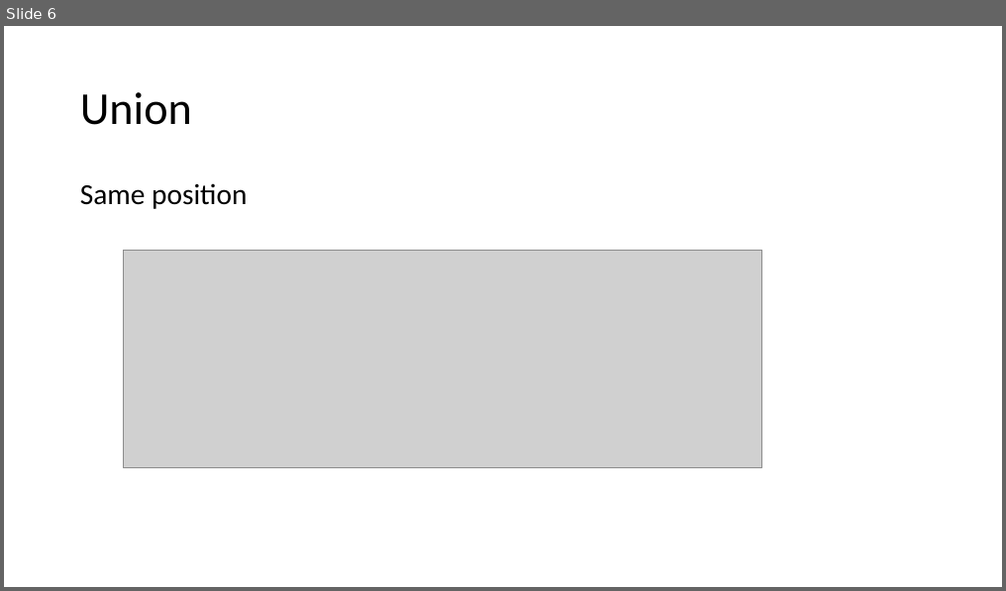
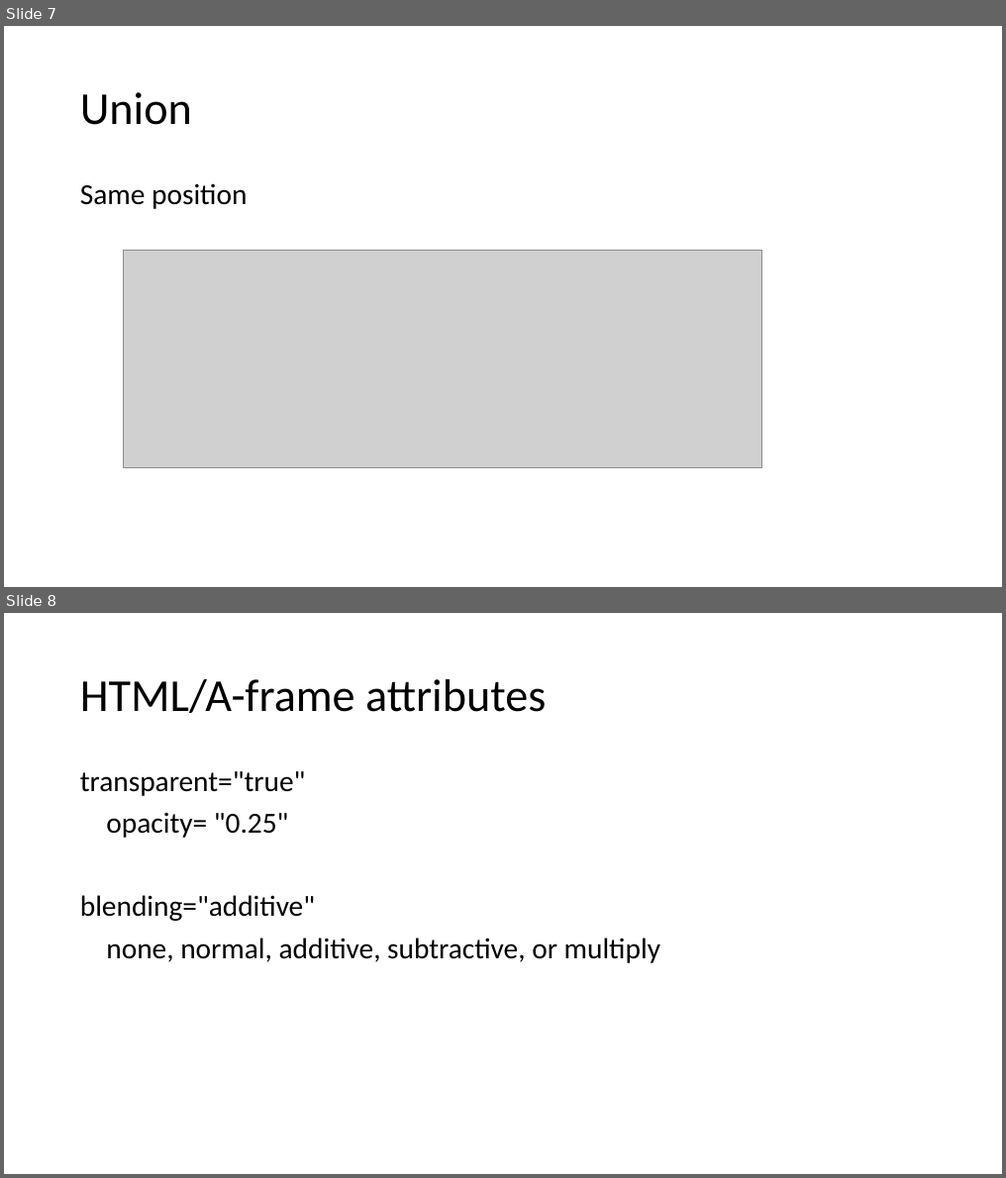
Before and after one commit to wonder-phil/UEMCON-2025, a slide deck: p03/A-frame-Boolean-operations.pptx. Shown one above the other, each under a label of ours: slide 6 before the commit, slides 7 and 8 after it. The pictures are 1006x591 and 1006x1178 pixels, drawn with LibreOffice and Linux fonts; fonts in the diff are those of the drawing; grey boxes stand for pictures. Boxes give left, top, right and bottom in pixels: in the first picture for what was removed or moved away, otherwise in the second. Text is boxed around its words. In the diff, an @@ line names an element or a change of style, - is before the commit and + after.

```diff
--- a/p03/A-frame-Boolean-operations.pptx
+++ b/p03/A-frame-Boolean-operations.pptx
@@ slide 8 added at (x1=4, y1=613, x2=1002, y2=1174), background #FFFFFF @@
@@ title added at (x1=80, y1=679, x2=546, y2=713), 44 pt, text #000000 @@
+HTML/A-frame attributes
@@ text added at (x1=80, y1=771, x2=660, y2=963), 28 pt, text #000000 @@
+transparent="true"
+opacity= "0.25"
+blending="additive"
+none, normal, additive, subtractive, or multiply
@@ what was slide 6 is now slide 7 @@
```
Also in this commit, not shown: 3 slides changed, 1 other slide added, 7 other files.
